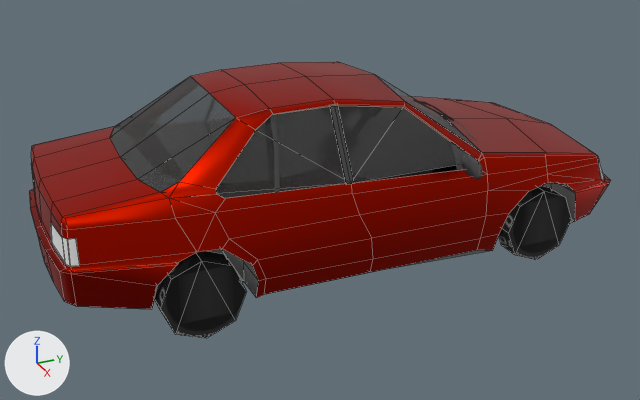
Before and after pictures for a commit that changed the OBJ model resources/_cars/GLX-400-OBJ/GLX_400.obj.
Camera for both pictures: a 50 mm lens placed at (5.64, -2.65, 3.25), pointed at (0.05, -0.14, 0.46). Arrows for +X, +Y and +Z are at lower left; the lights stay in place. Mesh edges are drawn as thin lines on the coarser meshes. Where no turn or scale is listed for an object, it has been applied to the vertices.

The older version as bpy lines, for what is in view:
```python
me_body_body1_mesh_019 = bpy.data.meshes.new('Body_Body1_Mesh.019')
me_body_body1_mesh_019.from_pydata(...)  # 274 vertices, 231 faces; spans x -0.85..0.85, y -2.2..2.21, z 0.11..1.43
me_body_body1_mesh_019.materials.append(mat_body_m)  # red #bb1800
me_undercar1_mesh_003 = bpy.data.meshes.new('UnderCar1_Mesh.003')
me_undercar1_mesh_003.from_pydata(...)  # 103 vertices, 76 faces; spans x -0.85..0.85, y -2.17..1.99, z 0.07..0.65
me_undercar1_mesh_003.materials.append(mat_undercar_m)  # grey #aaaaaa
me_wheel3_mesh_006 = bpy.data.meshes.new('Wheel3_Mesh.006')
me_wheel3_mesh_006.from_pydata(...)  # an 8-sided cylinder along x spanning x 0.604..0.788, y -1.585..-1.002, z -0.029..0.553
me_wheel3_mesh_006.materials.append(mat_wheel_m)
me_wheel4_mesh_007 = bpy.data.meshes.new('Wheel4_Mesh.007')
me_wheel4_mesh_007.from_pydata(...)  # an 8-sided cylinder along x spanning x 0.604..0.788, y 1.082..1.665, z -0.029..0.553
me_wheel4_mesh_007.materials.append(mat_wheel_m)
ob_body_body1_mesh_019 = bpy.data.objects.new('Body_Body1_Mesh.019', me_body_body1_mesh_019)
ob_body_body1_mesh_019.location = (0.0, 0.0, 0.0)
ob_undercar1_mesh_003 = bpy.data.objects.new('UnderCar1_Mesh.003', me_undercar1_mesh_003)
ob_undercar1_mesh_003.location = (0.0, 0.0, 0.0)
ob_wheel3_mesh_006 = bpy.data.objects.new('Wheel3_Mesh.006', me_wheel3_mesh_006)
ob_wheel3_mesh_006.location = (0.0, 0.0, 0.0)
ob_wheel4_mesh_007 = bpy.data.objects.new('Wheel4_Mesh.007', me_wheel4_mesh_007)
ob_wheel4_mesh_007.location = (0.0, 0.0, 0.0)
# also in view: 'BackLight2_Mesh.013' at (0.54, -2.09, 0.74); 'Glass1_Mesh.016' at (0.01, -0.31, 1.12); 'Plastik4_Mesh.008' at (0.88, 0.66, 0.95); 'Plastik2_Mesh.001' at (0.64, -0.24, 1.14)
```
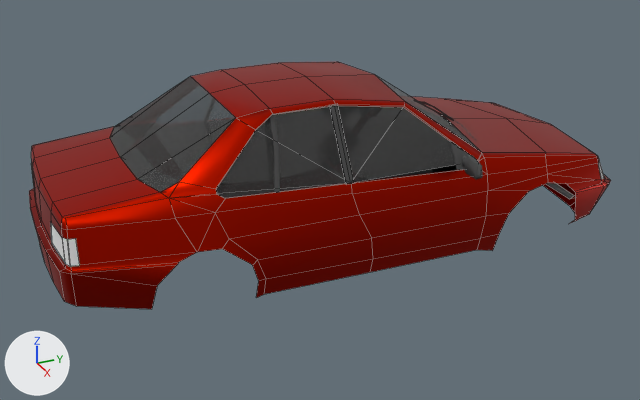
What differs and where, as boxes [x1, y1, x2, y2] in the pictures (640 x 400 px):
'Wheel3_Mesh.006', deleted
    before: [154, 251, 246, 338]
'Wheel4_Mesh.007', deleted
    before: [499, 186, 571, 260]
'UnderCar1_Mesh.003', deleted
    before: [208, 183, 575, 297]

The change, as a diff of the scene's bpy script:
```diff
--- a/resources/_cars/GLX-400-OBJ/GLX_400.obj.py
+++ b/resources/_cars/GLX-400-OBJ/GLX_400.obj.py
@@ ob_undercar1_mesh_003 @@
-ob_undercar1_mesh_003 = bpy.data.objects.new('UnderCar1_Mesh.003', me_undercar1_mesh_003)
-ob_undercar1_mesh_003.location = (0.0, 0.0, 0.0)
@@ ob_wheel3_mesh_006 @@
-ob_wheel3_mesh_006 = bpy.data.objects.new('Wheel3_Mesh.006', me_wheel3_mesh_006)
-ob_wheel3_mesh_006.location = (0.0, 0.0, 0.0)
@@ ob_wheel4_mesh_007 @@
-ob_wheel4_mesh_007 = bpy.data.objects.new('Wheel4_Mesh.007', me_wheel4_mesh_007)
-ob_wheel4_mesh_007.location = (0.0, 0.0, 0.0)
```
